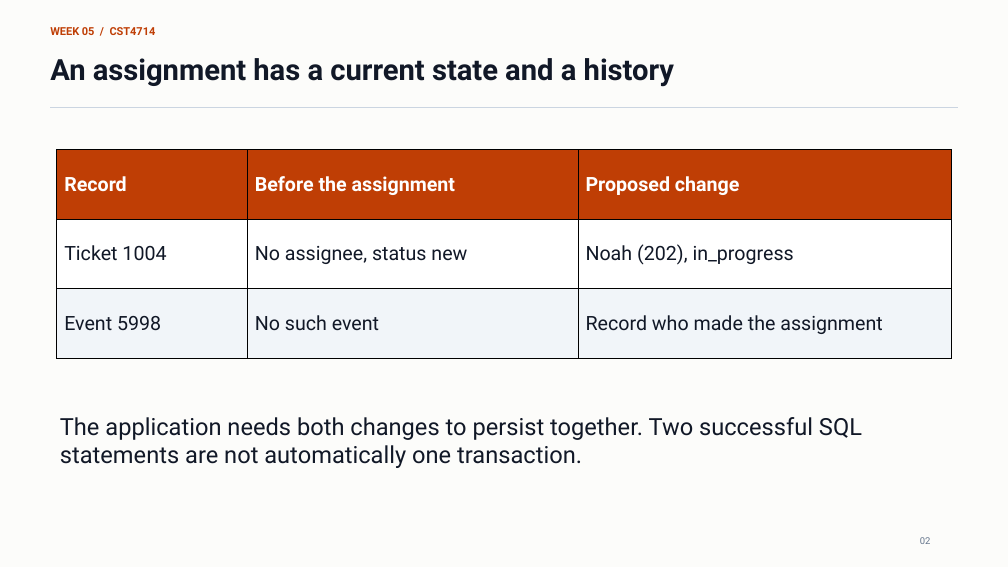
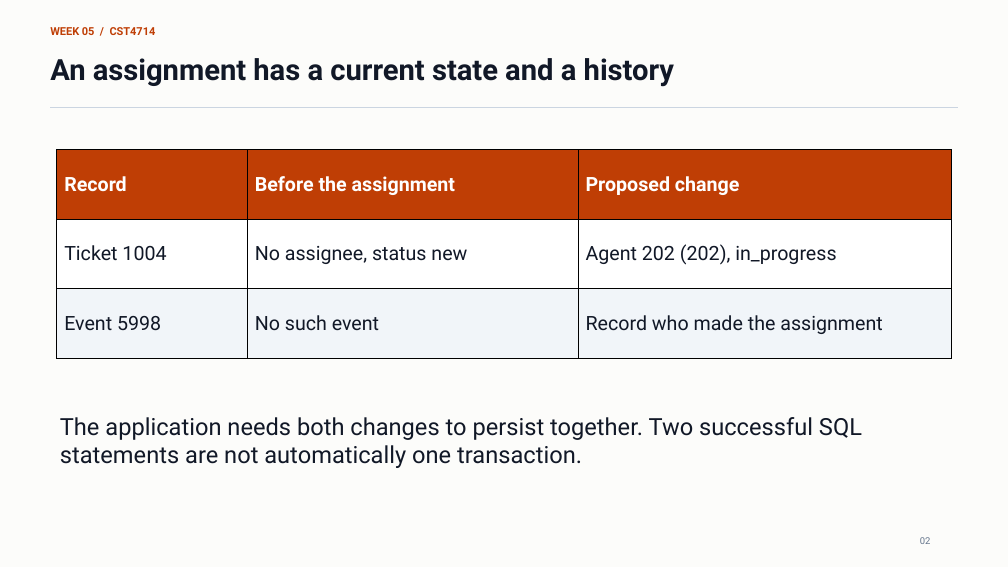
Before and after one commit to lolusername/CST4714_DB_admin, a slide deck: slide 2 of week_05/week_05_transactions_mvcc_locks.pptx. Drawn at 1008x567 pixels with LibreOffice and Linux fonts; fonts in the diff are those of the drawing. Boxes give left, top, right and bottom in pixels: in the first picture for what was removed or moved away, otherwise in the second. Text is boxed around its words. In the diff, an @@ line names an element or a change of style, - is before the commit and + after.

```diff
--- a/week_05/week_05_transactions_mvcc_locks.pptx
+++ b/week_05/week_05_transactions_mvcc_locks.pptx
@@ table at (57,150,952,358) @@
-row 2, column 3: Noah (202), in_progress
+row 2, column 3: Agent 202 (202), in_progress
```
Also in this commit, not shown: 5 other slides changed, 3 slides added, 1 slide removed, 5 other files.
